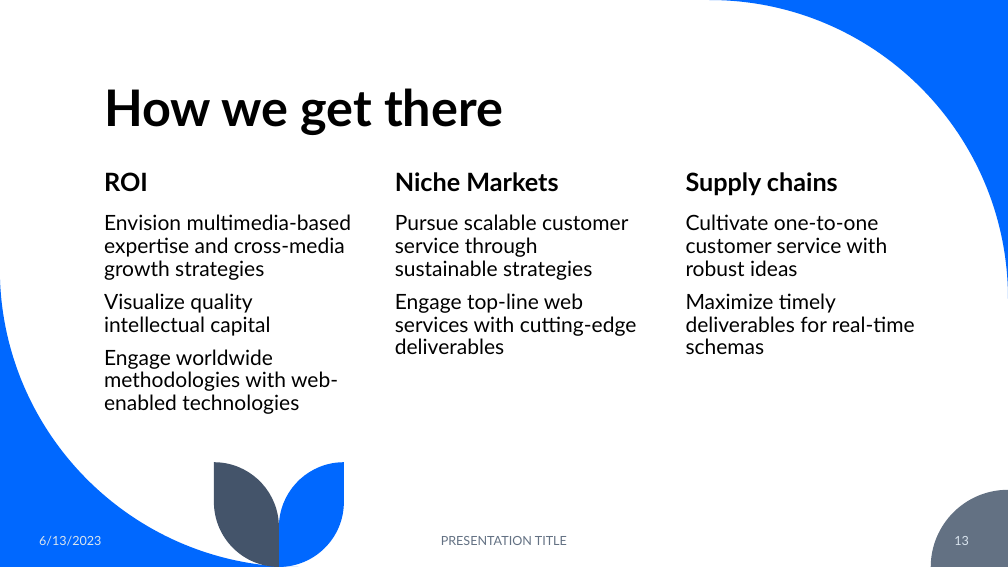
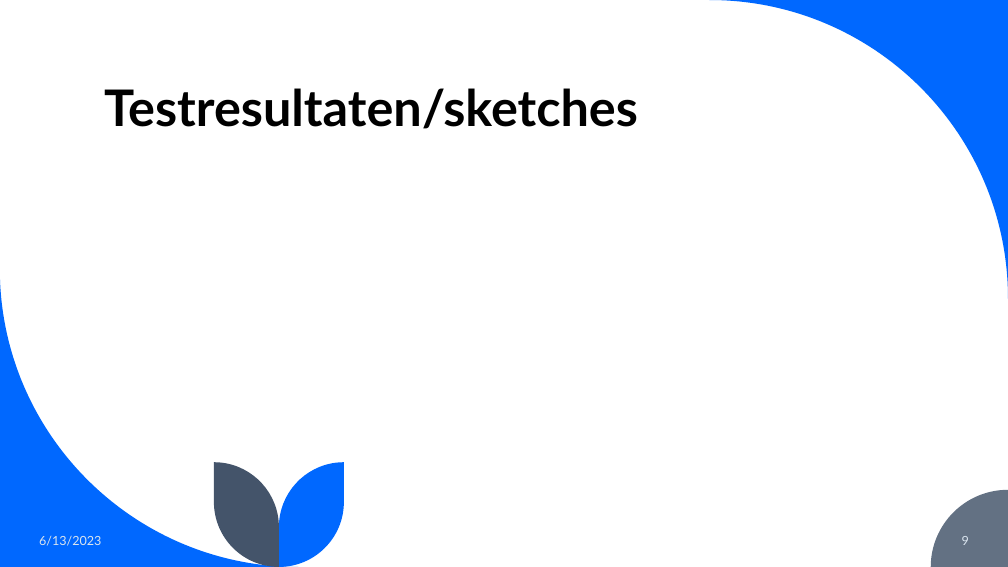
Before and after one commit to Bodilukepoels/Voedselbank-Maaskantje, a slide deck: slide 9 of Examen opdracht.pptx (slide 13 before the commit). Drawn at 1008x567 pixels with LibreOffice and Linux fonts; fonts in the diff are those of the drawing. Boxes give left, top, right and bottom in pixels: in the first picture for what was removed or moved away, otherwise in the second. Text is boxed around its words. In the diff, an @@ line names an element or a change of style, - is before the commit and + after.

```diff
--- a/Examen opdracht.pptx
+++ b/Examen opdracht.pptx
@@ title at <box>104,88,638,129</box>: text changed @@
-How we get there
+Testresultaten/sketches
@@ text removed at <box>104,172,148,192</box> @@
-ROI
@@ text removed at <box>395,172,558,192</box> @@
-Niche Markets
@@ text removed at <box>686,172,838,195</box> @@
-Supply chains
@@ text removed at <box>104,214,352,414</box> @@
-Envision multimedia-based expertise and cross-media growth strategies
-Visualize quality intellectual capital
-Engage worldwide methodologies with web-enabled technologies
@@ text removed at <box>395,214,637,354</box> @@
-Pursue scalable customer service through sustainable strategies
-Engage top-line web services with cutting-edge deliverables
@@ text removed at <box>686,214,915,354</box> @@
-Cultivate one-to-one customer service with robust ideas
-Maximize timely deliverables for real-time schemas
@@ text removed at <box>441,536,567,545</box> @@
-PRESENTATION TITLE
@@ page number at <box>962,536,969,545</box>: text changed @@
-13
+9
```
Also in this commit, not shown: 2 other slides changed, 5 slides added, 10 slides removed.
